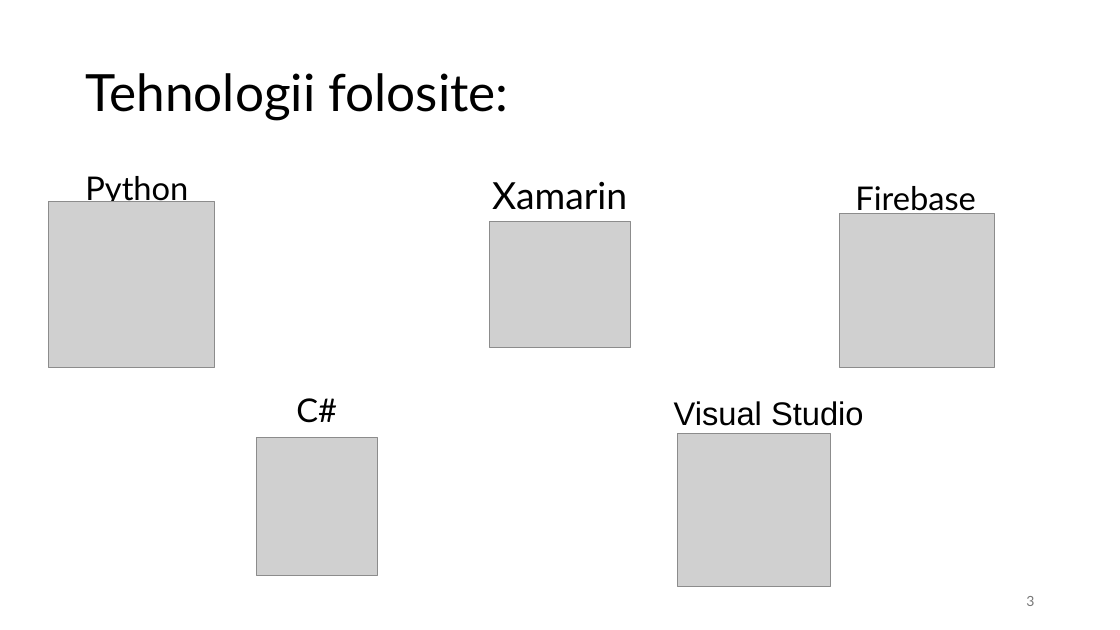
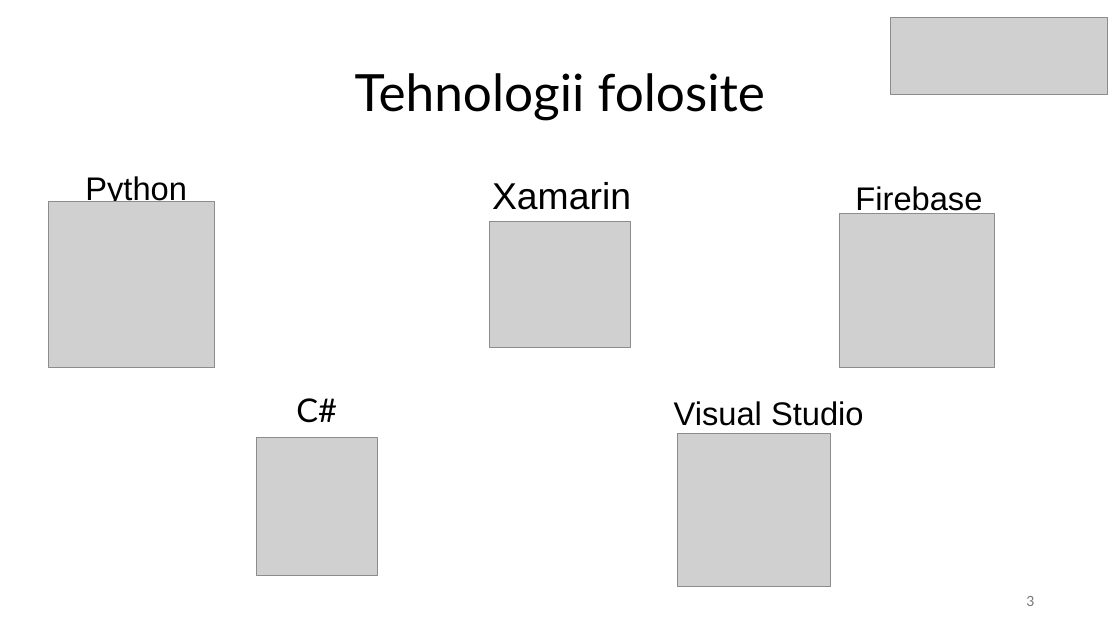
Before and after one commit to Patey0911/Licenta, a slide deck: slide 3 of Mihaly_Bogdan-Matei.pptx. Drawn at 1120x630 pixels with LibreOffice and Linux fonts; fonts in the diff are those of the drawing; grey boxes stand for pictures. Boxes give left, top, right and bottom in pixels: in the first picture for what was removed or moved away, otherwise in the second. Text is boxed around its words. In the diff, an @@ line names an element or a change of style, - is before the commit and + after.

```diff
--- a/Mihaly_Bogdan-Matei.pptx
+++ b/Mihaly_Bogdan-Matei.pptx
@@ picture added at (891,18,1108,94) @@
@@ title at (355,73,765,120): text changed @@
-Tehnologii folosite:
+Tehnologii folosite
@@ font Lato to Arial in 3 elements at (85,176,187,206), (492,182,631,210), (855,186,982,216) @@
```
Also in this commit, not shown: 3 other slides changed, 5 slides added, 12 slides removed, 7 other files.
